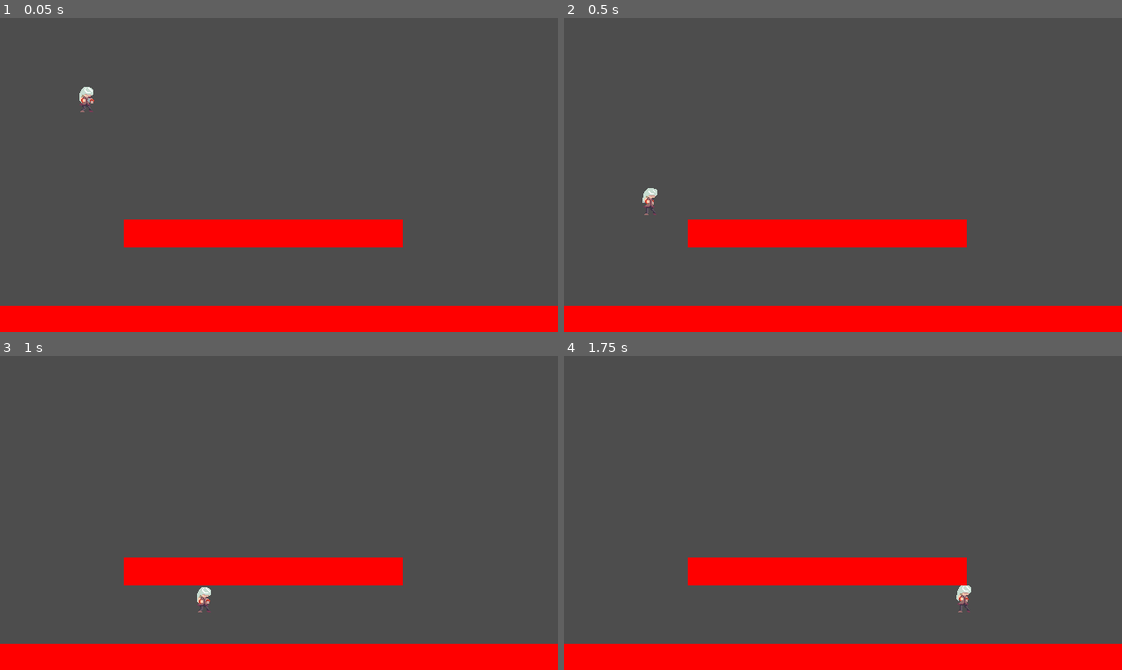
Above: before the commit, frames 1-4 (two rows, left to right).
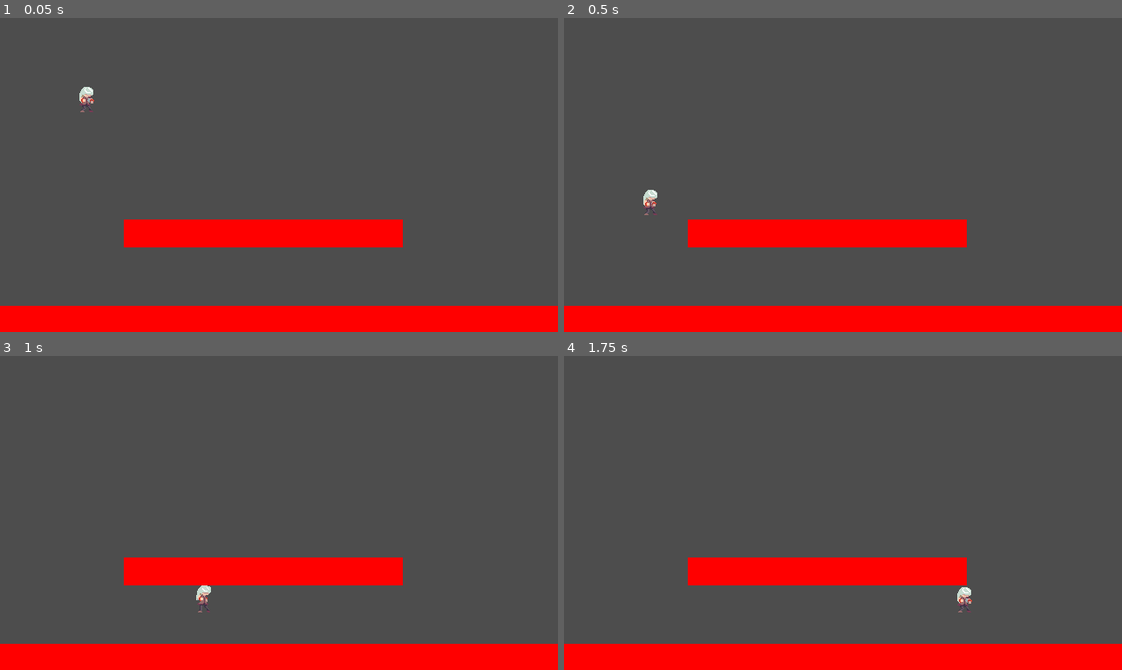
Above: after the commit, the same moments.

Repository: ChrisFlanOrg/Untitled-Fighting-Game
Game: Godot game, scene res://main.tscn
Two runs of this game, one before a commit and one after it. Both use one fixed random seed, a clock stepped at 60 frames per second and the inputs below.
Inputs:
- Up to frame 1 (0.05 s): no input
- Up to frame 2 (0.5 s): no input
- Up to frame 3 (1 s): tap Enter (ui_accept) at 0.5, 0.77 s; hold Right (ui_right) from 0.53 s (still down)
- Up to frame 4 (1.75 s): keep holding Right (ui_right); tap Enter (ui_accept) at 1.52 s

Frame 1 is identical in both runs. In frame 2, 0.1% of the frame differs, in the area x 14-17%, y 54-63%; in frame 3, 0.1%; in frame 4, 0.1%, in the area x 70-74%, y 73-82%.

Commit message:
Create full animation states

Diff:
--- a/player.tscn
+++ b/player.tscn
@@ -11,12 +11,28 @@
 [ext_resource type="Texture2D" uid="uid://b6posw0w8hiil" path="res://sprites/attack1/Battlemage Attack B8.png" id="8_afbta"]
 [ext_resource type="Texture2D" uid="uid://4a0wtq2a4jtm" path="res://sprites/idle/Battlemage Idle1.png" id="9_pk3gf"]
 [ext_resource type="Texture2D" uid="uid://dv55khfy4juem" path="res://sprites/idle/Battlemage Idle2.png" id="10_7np85"]
+[ext_resource type="Texture2D" uid="uid://cj0irj00k2qqf" path="res://sprites/grounded/Battlemage Foward Grounded1.png" id="10_k7pxo"]
+[ext_resource type="Texture2D" uid="uid://fdadt8pd6uag" path="res://sprites/grounded/Battlemage Foward Grounded2.png" id="11_7cisd"]
 [ext_resource type="Texture2D" uid="uid://dk0ejscl5l7we" path="res://sprites/idle/Battlemage Idle3.png" id="11_p3n3l"]
 [ext_resource type="Texture2D" uid="uid://dq40yndva2c1m" path="res://sprites/idle/Battlemage Idle4.png" id="12_3ll58"]
+[ext_resource type="Texture2D" uid="uid://kslc36s6i2bn" path="res://sprites/grounded/Battlemage Foward Grounded3.png" id="12_5h84y"]
+[ext_resource type="Texture2D" uid="uid://cl2fiul5e6koq" path="res://sprites/grounded/Battlemage Foward Grounded4.png" id="13_5n8n2"]
 [ext_resource type="Texture2D" uid="uid://bdbjuete8y8a5" path="res://sprites/idle/Battlemage Idle5.png" id="13_m2sgn"]
 [ext_resource type="Texture2D" uid="uid://dger6qlhet6o6" path="res://sprites/idle/Battlemage Idle6.png" id="14_niueo"]
+[ext_resource type="Texture2D" uid="uid://i2nrsyyhjapa" path="res://sprites/hit/Battlemage Stop1.png" id="14_xic8p"]
 [ext_resource type="Texture2D" uid="uid://ufq3tm8y3riw" path="res://sprites/idle/Battlemage Idle7.png" id="15_ojf5f"]
+[ext_resource type="Texture2D" uid="uid://cifirevki5y7e" path="res://sprites/hit/Battlemage Stop2.png" id="15_wxdm2"]
 [ext_resource type="Texture2D" uid="uid://d2bi1apydiksw" path="res://sprites/idle/Battlemage Idle8.png" id="16_7sc4q"]
+[ext_resource type="Texture2D" uid="uid://l7cfgsfa77dw" path="res://sprites/hit/Battlemage Stop3.png" id="16_28q8g"]
+[ext_resource type="Texture2D" uid="uid://doicax1faogdu" path="res://sprites/hit/Battlemage Stop4.png" id="17_sf4jv"]
+[ext_resource type="Texture2D" uid="uid://cvvr60cvxgnio" path="res://sprites/hit/Battlemage Stop5.png" id="18_5bj8k"]
+[ext_resource type="Texture2D" uid="uid://b21n4jtjjdxuv" path="res://sprites/jump_downward/Battlemage Foward down1.png" id="27_8qnxp"]
+[ext_resource type="Texture2D" uid="uid://uuo7pyi8q1xj" path="res://sprites/jump_downward/Battlemage Foward down2.png" id="28_j45gj"]
+[ext_resource type="Texture2D" uid="uid://euy8t107h6mf" path="res://sprites/jump_downward/Battlemage Foward down3.png" id="29_ab17m"]
+[ext_resource type="Texture2D" uid="uid://clmp1bhxmg22f" path="res://sprites/jump_downward/Battlemage Foward down4.png" id="30_acfbd"]
+[ext_resource type="Texture2D" uid="uid://dy1uhg63hppp5" path="res://sprites/jump_downward/Battlemage Foward down5.png" id="31_16xy7"]
+[ext_resource type="Texture2D" uid="uid://chbftb7tkt27t" path="res://sprites/jump_upward/Battlemage Foward up1.png" id="32_oqf85"]
+[ext_resource type="Texture2D" uid="uid://bvpihi4j8nbbp" path="res://sprites/jump_upward/Battlemage Foward up2.png" id="33_73jqk"]
 
 [sub_resource type="SpriteFrames" id="SpriteFrames_ascox"]
 animations = [{
@@ -51,6 +67,43 @@
 }, {
 "frames": [{
 "duration": 1.0,
+"texture": ExtResource("10_k7pxo")
+}, {
+"duration": 1.0,
+"texture": ExtResource("11_7cisd")
+}, {
+"duration": 1.0,
+"texture": ExtResource("12_5h84y")
+}, {
+"duration": 1.0,
+"texture": ExtResource("13_5n8n2")
+}],
+"loop": true,
+"name": &"grounded",
+"speed": 5.0
+}, {
+"frames": [{
+"duration": 1.0,
+"texture": ExtResource("14_xic8p")
+}, {
+"duration": 1.0,
+"texture": ExtResource("15_wxdm2")
+}, {
+"duration": 1.0,
+"texture": ExtResource("16_28q8g")
+}, {
+"duration": 1.0,
+"texture": ExtResource("17_sf4jv")
+}, {
+"duration": 1.0,
+"texture": ExtResource("18_5bj8k")
+}],
+"loop": true,
+"name": &"hit",
+"speed": 5.0
+}, {
+"frames": [{
+"duration": 1.0,
 "texture": ExtResource("9_pk3gf")
 }, {
 "duration": 1.0,
@@ -76,6 +129,37 @@
 }],
 "loop": true,
 "name": &"idle",
+"speed": 5.0
+}, {
+"frames": [{
+"duration": 1.0,
+"texture": ExtResource("27_8qnxp")
+}, {
+"duration": 1.0,
+"texture": ExtResource("28_j45gj")
+}, {
+"duration": 1.0,
+"texture": ExtResource("29_ab17m")
+}, {
+"duration": 1.0,
+"texture": ExtResource("30_acfbd")
+}, {
+"duration": 1.0,
+"texture": ExtResource("31_16xy7")
+}],
+"loop": true,
+"name": &"jump downward",
+"speed": 5.0
+}, {
+"frames": [{
+"duration": 1.0,
+"texture": ExtResource("32_oqf85")
+}, {
+"duration": 1.0,
+"texture": ExtResource("33_73jqk")
+}],
+"loop": true,
+"name": &"jump upward",
 "speed": 5.0
 }]
 
@@ -91,26 +175,26 @@
 tracks/0/type = "value"
 tracks/0/imported = false
 tracks/0/enabled = true
-tracks/0/path = NodePath("AnimatedSprite2D:animation")
-tracks/0/interp = 1
-tracks/0/loop_wrap = true
-tracks/0/keys = {
-"times": PackedFloat32Array(0),
-"transitions": PackedFloat32Array(1),
-"update": 1,
-"values": [&"idle"]
-}
-tracks/1/type = "value"
-tracks/1/imported = false
-tracks/1/enabled = true
-tracks/1/path = NodePath("AnimatedSprite2D:frame")
-tracks/1/interp = 1
-tracks/1/loop_wrap = true
-tracks/1/keys = {
+tracks/0/path = NodePath("AnimatedSprite2D:frame")
+tracks/0/interp = 1
+tracks/0/loop_wrap = true
+tracks/0/keys = {
 "times": PackedFloat32Array(0, 0.1, 0.2, 0.3, 0.4, 0.5, 0.6, 0.7),
 "transitions": PackedFloat32Array(1, 1, 1, 1, 1, 1, 1, 1),
-"update": 1,
+"update": 0,
 "values": [0, 1, 2, 3, 4, 5, 6, 7]
+}
+tracks/1/type = "value"
+tracks/1/imported = false
+tracks/1/enabled = true
+tracks/1/path = NodePath("AnimatedSprite2D:animation")
+tracks/1/interp = 1
+tracks/1/loop_wrap = true
+tracks/1/keys = {
+"times": PackedFloat32Array(0),
+"transitions": PackedFloat32Array(1),
+"update": 0,
+"values": [&"idle"]
 }
 
 [sub_resource type="Animation" id="Animation_f0wp4"]
@@ -124,27 +208,228 @@
 tracks/0/keys = {
 "times": PackedFloat32Array(0),
 "transitions": PackedFloat32Array(1),
+"update": 0,
+"values": [1]
+}
+
+[sub_resource type="Animation" id="Animation_3w846"]
+resource_name = "Attack"
+length = 0.7
+loop_mode = 1
+step = 0.1
+tracks/0/type = "value"
+tracks/0/imported = false
+tracks/0/enabled = true
+tracks/0/path = NodePath("AnimatedSprite2D:frame")
+tracks/0/interp = 1
+tracks/0/loop_wrap = true
+tracks/0/keys = {
+"times": PackedFloat32Array(0, 0.1, 0.2, 0.3, 0.4, 0.5, 0.6, 0.7),
+"transitions": PackedFloat32Array(1, 1, 1, 1, 1, 1, 1, 1),
+"update": 0,
+"values": [0, 1, 2, 3, 4, 5, 6, 7]
+}
+tracks/1/type = "value"
+tracks/1/imported = false
+tracks/1/enabled = true
+tracks/1/path = NodePath("AnimatedSprite2D:animation")
+tracks/1/interp = 1
+tracks/1/loop_wrap = true
+tracks/1/keys = {
+"times": PackedFloat32Array(0),
+"transitions": PackedFloat32Array(1),
+"update": 0,
+"values": [&"attack"]
+}
+
+[sub_resource type="Animation" id="Animation_x1la8"]
+resource_name = "Hit"
+length = 0.5
+step = 0.1
+tracks/0/type = "value"
+tracks/0/imported = false
+tracks/0/enabled = true
+tracks/0/path = NodePath("AnimatedSprite2D:animation")
+tracks/0/interp = 1
+tracks/0/loop_wrap = true
+tracks/0/keys = {
+"times": PackedFloat32Array(0),
+"transitions": PackedFloat32Array(1),
 "update": 1,
-"values": [1]
+"values": [&"hit"]
+}
+tracks/1/type = "value"
+tracks/1/imported = false
+tracks/1/enabled = true
+tracks/1/path = NodePath("AnimatedSprite2D:frame")
+tracks/1/interp = 1
+tracks/1/loop_wrap = true
+tracks/1/keys = {
+"times": PackedFloat32Array(0, 0.1, 0.2, 0.3, 0.4),
+"transitions": PackedFloat32Array(1, 1, 1, 1, 1),
+"update": 0,
+"values": [0, 1, 2, 3, 4]
+}
+
+[sub_resource type="Animation" id="Animation_v7dam"]
+resource_name = "Jump Upward"
+length = 0.2
+step = 0.1
+tracks/0/type = "value"
+tracks/0/imported = false
+tracks/0/enabled = true
+tracks/0/path = NodePath("AnimatedSprite2D:animation")
+tracks/0/interp = 1
+tracks/0/loop_wrap = true
+tracks/0/keys = {
+"times": PackedFloat32Array(0),
+"transitions": PackedFloat32Array(1),
+"update": 1,
+"values": [&"jump upward"]
+}
+tracks/1/type = "value"
+tracks/1/imported = false
+tracks/1/enabled = true
+tracks/1/path = NodePath("AnimatedSprite2D:frame")
+tracks/1/interp = 1
+tracks/1/loop_wrap = true
+tracks/1/keys = {
+"times": PackedFloat32Array(0, 0.1),
+"transitions": PackedFloat32Array(1, 1),
+"update": 0,
+"values": [0, 1]
+}
+
+[sub_resource type="Animation" id="Animation_oq6nv"]
+resource_name = "Jump Downward"
+length = 0.5
+step = 0.1
+tracks/0/type = "value"
+tracks/0/imported = false
+tracks/0/enabled = true
+tracks/0/path = NodePath("AnimatedSprite2D:animation")
+tracks/0/interp = 1
+tracks/0/loop_wrap = true
+tracks/0/keys = {
+"times": PackedFloat32Array(0),
+"transitions": PackedFloat32Array(1),
+"update": 1,
+"values": [&"jump downward"]
+}
+tracks/1/type = "value"
+tracks/1/imported = false
+tracks/1/enabled = true
+tracks/1/path = NodePath("AnimatedSprite2D:frame")
+tracks/1/interp = 1
+tracks/1/loop_wrap = true
+tracks/1/keys = {
+"times": PackedFloat32Array(0, 0.1, 0.2, 0.3, 0.4),
+"transitions": PackedFloat32Array(1, 1, 1, 1, 1),
+"update": 0,
+"values": [0, 1, 2, 3, 4]
+}
+
+[sub_resource type="Animation" id="Animation_ejrb5"]
+resource_name = "Grounded"
+length = 0.4
+step = 0.1
+tracks/0/type = "value"
+tracks/0/imported = false
+tracks/0/enabled = true
+tracks/0/path = NodePath("AnimatedSprite2D:animation")
+tracks/0/interp = 1
+tracks/0/loop_wrap = true
+tracks/0/keys = {
+"times": PackedFloat32Array(0),
+"transitions": PackedFloat32Array(1),
+"update": 1,
+"values": [&"grounded"]
+}
+tracks/1/type = "value"
+tracks/1/imported = false
+tracks/1/enabled = true
+tracks/1/path = NodePath("AnimatedSprite2D:frame")
+tracks/1/interp = 1
+tracks/1/loop_wrap = true
+tracks/1/keys = {
+"times": PackedFloat32Array(0, 0.1, 0.2, 0.3),
+"transitions": PackedFloat32Array(1, 1, 1, 1),
+"update": 0,
+"values": [0, 1, 2, 3]
 }
 
 [sub_resource type="AnimationLibrary" id="AnimationLibrary_00tqm"]
 _data = {
+"Attack": SubResource("Animation_3w846"),
+"Grounded": SubResource("Animation_ejrb5"),
+"Hit": SubResource("Animation_x1la8"),
 "Idle": SubResource("Animation_5ygtx"),
+"Jump Downward": SubResource("Animation_oq6nv"),
+"Jump Upward": SubResource("Animation_v7dam"),
 "RESET": SubResource("Animation_f0wp4")
 }
+
+[sub_resource type="AnimationNodeAnimation" id="AnimationNodeAnimation_gnc8k"]
+animation = &"Attack"
+
+[sub_resource type="AnimationNodeAnimation" id="AnimationNodeAnimation_myyko"]
+animation = &"Grounded"
+
+[sub_resource type="AnimationNodeAnimation" id="AnimationNodeAnimation_2bsg1"]
+animation = &"Hit"
 
 [sub_resource type="AnimationNodeAnimation" id="AnimationNodeAnimation_dk7ba"]
 animation = &"Idle"
 
+[sub_resource type="AnimationNodeAnimation" id="AnimationNodeAnimation_opxql"]
+animation = &"Jump Downward"
+
+[sub_resource type="AnimationNodeAnimation" id="AnimationNodeAnimation_76sq7"]
+animation = &"Jump Upward"
+
 [sub_resource type="AnimationNodeStateMachineTransition" id="AnimationNodeStateMachineTransition_fhmdd"]
 advance_mode = 2
 
+[sub_resource type="AnimationNodeStateMachineTransition" id="AnimationNodeStateMachineTransition_74504"]
+advance_mode = 2
+
+[sub_resource type="AnimationNodeStateMachineTransition" id="AnimationNodeStateMachineTransition_sn6jk"]
+advance_mode = 2
+
+[sub_resource type="AnimationNodeStateMachineTransition" id="AnimationNodeStateMachineTransition_d2urt"]
+advance_mode = 2
+
+[sub_resource type="AnimationNodeStateMachineTransition" id="AnimationNodeStateMachineTransition_upi47"]
+advance_mode = 2
+
+[sub_resource type="AnimationNodeStateMachineTransition" id="AnimationNodeStateMachineTransition_kjbgd"]
+advance_mode = 2
+
+[sub_resource type="AnimationNodeStateMachineTransition" id="AnimationNodeStateMachineTransition_ukwwf"]
+advance_mode = 2
+
+[sub_resource type="AnimationNodeStateMachineTransition" id="AnimationNodeStateMachineTransition_pahdy"]
+advance_mode = 2
+
+[sub_resource type="AnimationNodeStateMachineTransition" id="AnimationNodeStateMachineTransition_0gx3u"]
+advance_mode = 2
+
 [sub_resource type="AnimationNodeStateMachine" id="AnimationNodeStateMachine_6x0mx"]
+states/Attack/node = SubResource("AnimationNodeAnimation_gnc8k")
+states/Attack/position = Vector2(545, 35.5938)
+states/Grounded/node = SubResource("AnimationNodeAnimation_myyko")
+states/Grounded/position = Vector2(579.94, 132)
+states/Hit/node = SubResource("AnimationNodeAnimation_2bsg1")
+states/Hit/position = Vector2(310.44, 231.5)
 states/Idle/node = SubResource("AnimationNodeAnimation_dk7ba")
 states/Idle/position = Vector2(386, 99.5625)
+"states/Jump Downward/node" = SubResource("AnimationNodeAnimation_opxql")
+"states/Jump Downward/position" = Vector2(684.44, 232.625)
+"states/Jump Upward/node" = SubResource("AnimationNodeAnimation_76sq7")
+"states/Jump Upward/position" = Vector2(488.5, 233.75)
 states/Start/position = Vector2(187, 99.125)
-transitions = ["Start", "Idle", SubResource("AnimationNodeStateMachineTransition_fhmdd")]
+transitions = ["Start", "Idle", SubResource("AnimationNodeStateMachineTransition_fhmdd"), "Idle", "Attack", SubResource("AnimationNodeStateMachineTransition_74504"), "Attack", "Idle", SubResource("AnimationNodeStateMachineTransition_sn6jk"), "Idle", "Jump Upward", SubResource("AnimationNodeStateMachineTransition_d2urt"), "Jump Upward", "Jump Downward", SubResource("AnimationNodeStateMachineTransition_upi47"), "Jump Downward", "Grounded", SubResource("AnimationNodeStateMachineTransition_kjbgd"), "Grounded", "Idle", SubResource("AnimationNodeStateMachineTransition_ukwwf"), "Idle", "Hit", SubResource("AnimationNodeStateMachineTransition_pahdy"), "Hit", "Idle", SubResource("AnimationNodeStateMachineTransition_0gx3u")]
+graph_offset = Vector2(113.94, -3.33833e-06)
 
 [node name="Player" type="CharacterBody2D"]
 z_index = 5
@@ -153,7 +438,7 @@
 
 [node name="AnimatedSprite2D" type="AnimatedSprite2D" parent="."]
 sprite_frames = SubResource("SpriteFrames_ascox")
-animation = &"idle"
+animation = &"grounded"
 frame = 1
 
 [node name="CollisionShape2D" type="CollisionShape2D" parent="."]
@@ -166,5 +451,6 @@
 }
 
 [node name="AnimationTree" type="AnimationTree" parent="."]
+active = false
 tree_root = SubResource("AnimationNodeStateMachine_6x0mx")
 anim_player = NodePath("../AnimationPlayer")
Not shown: 1 places in player.tscn that only renumber resources
Binary file added: sprites/grounded/Battlemage Foward Grounded1.png
Not shown, added: sprites/grounded/Battlemage Foward Grounded1.png.import
Binary file added: sprites/grounded/Battlemage Foward Grounded2.png
Not shown, added: sprites/grounded/Battlemage Foward Grounded2.png.import
Binary file added: sprites/grounded/Battlemage Foward Grounded3.png
Not shown, added: sprites/grounded/Battlemage Foward Grounded3.png.import
Binary file added: sprites/grounded/Battlemage Foward Grounded4.png
Not shown, added: sprites/grounded/Battlemage Foward Grounded4.png.import
Binary file added: sprites/hit/Battlemage Stop1.png
Not shown, added: sprites/hit/Battlemage Stop1.png.import
Binary file added: sprites/hit/Battlemage Stop2.png
(and 21 more such lines)
